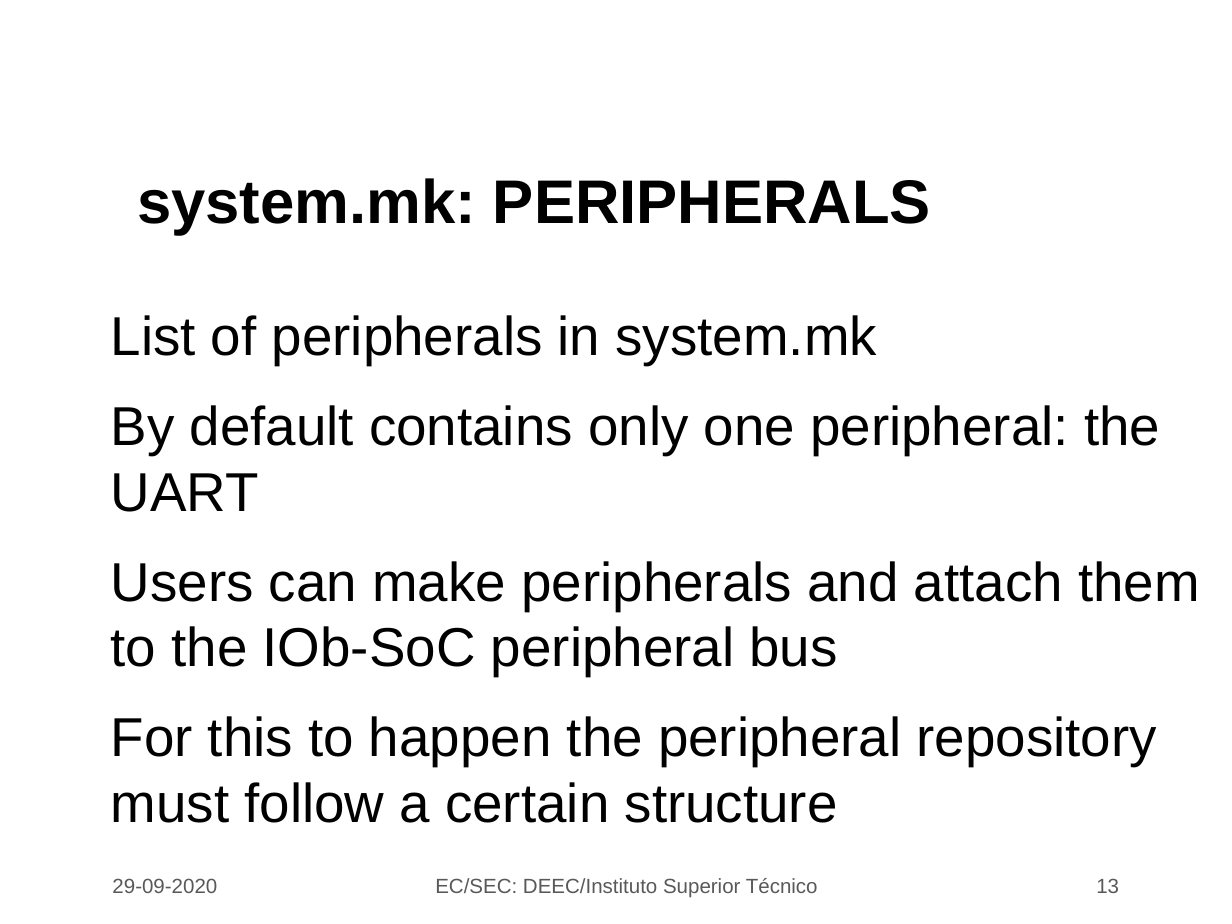
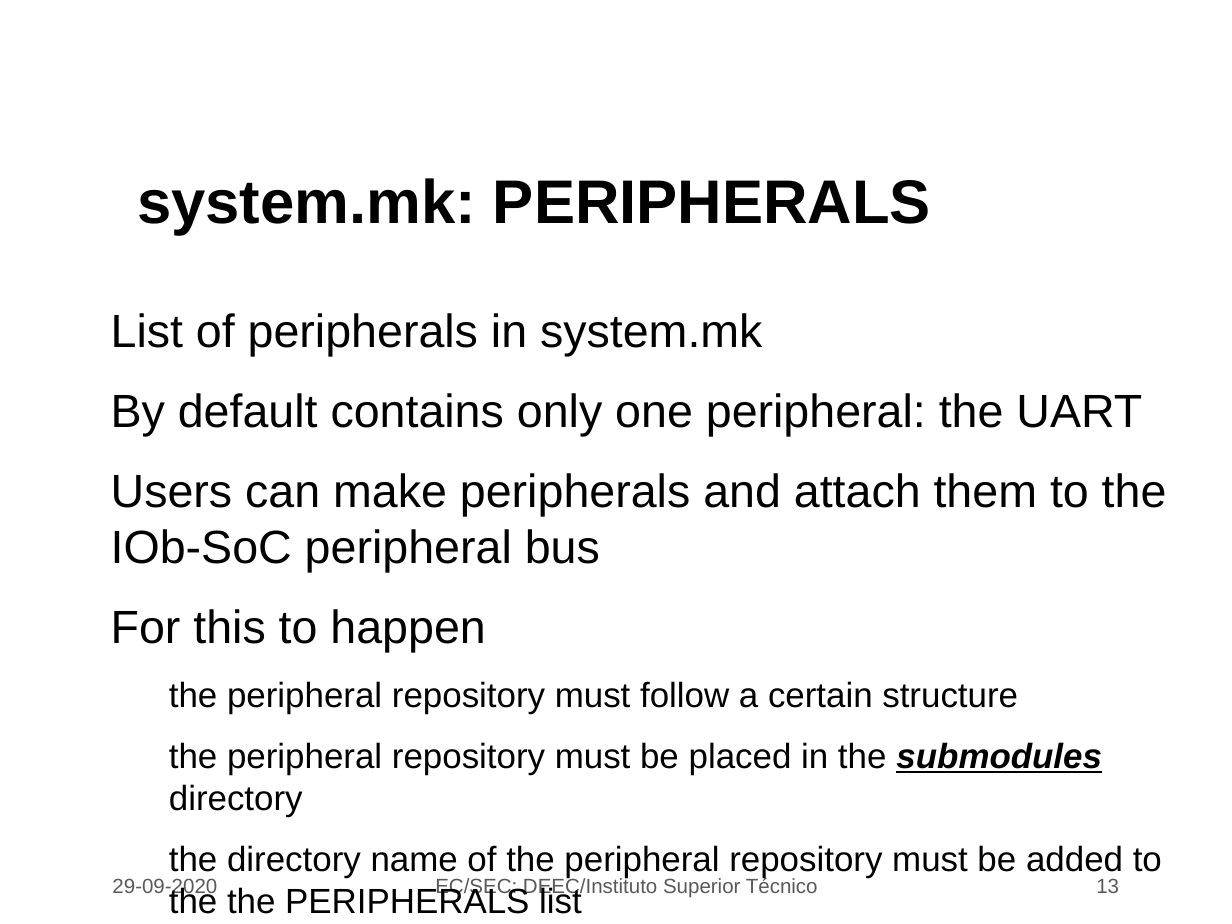
Before and after one commit to jjts/ist-sec, a slide deck: slide 13 of lectures/l3/l3.odp. Drawn at 1232x924 pixels with LibreOffice and Linux fonts; fonts in the diff are those of the drawing; background and template pictures are left out. Boxes give left, top, right and bottom in pixels: in the first picture for what was removed or moved away, otherwise in the second. Text is boxed around its words. In the diff, an @@ line names an element or a change of style, - is before the commit and + after.

```diff
--- a/lectures/l3/l3.odp
+++ b/lectures/l3/l3.odp
@@ text at box(111, 313, 1167, 572): size 32 to 27.2 pt in "List of peripherals in system.mk", "By default contains only one peripheral: the ...", "Users can make peripherals and attach them ..." @@
@@ text at box(111, 609, 1162, 914): text changed; size 32 to 20.4 pt @@
-● For this to happen the peripheral repository must follow a certain structure
+● For this to happen
+  1) the peripheral repository must follow a certain structure
+  2) the peripheral repository must be placed in the submodules directory
+  3) the directory name of the peripheral repository must be added to the the PERIPHERALS list
```
Also in this commit, not shown: 15 other slides changed, 3 slides added, 1 slide removed, 5 other files.
